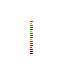
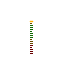
Layered file, before and after one edit (64×64). Changes by layer:
painted on "Layer 1" over [30, 23, 32, 48]
